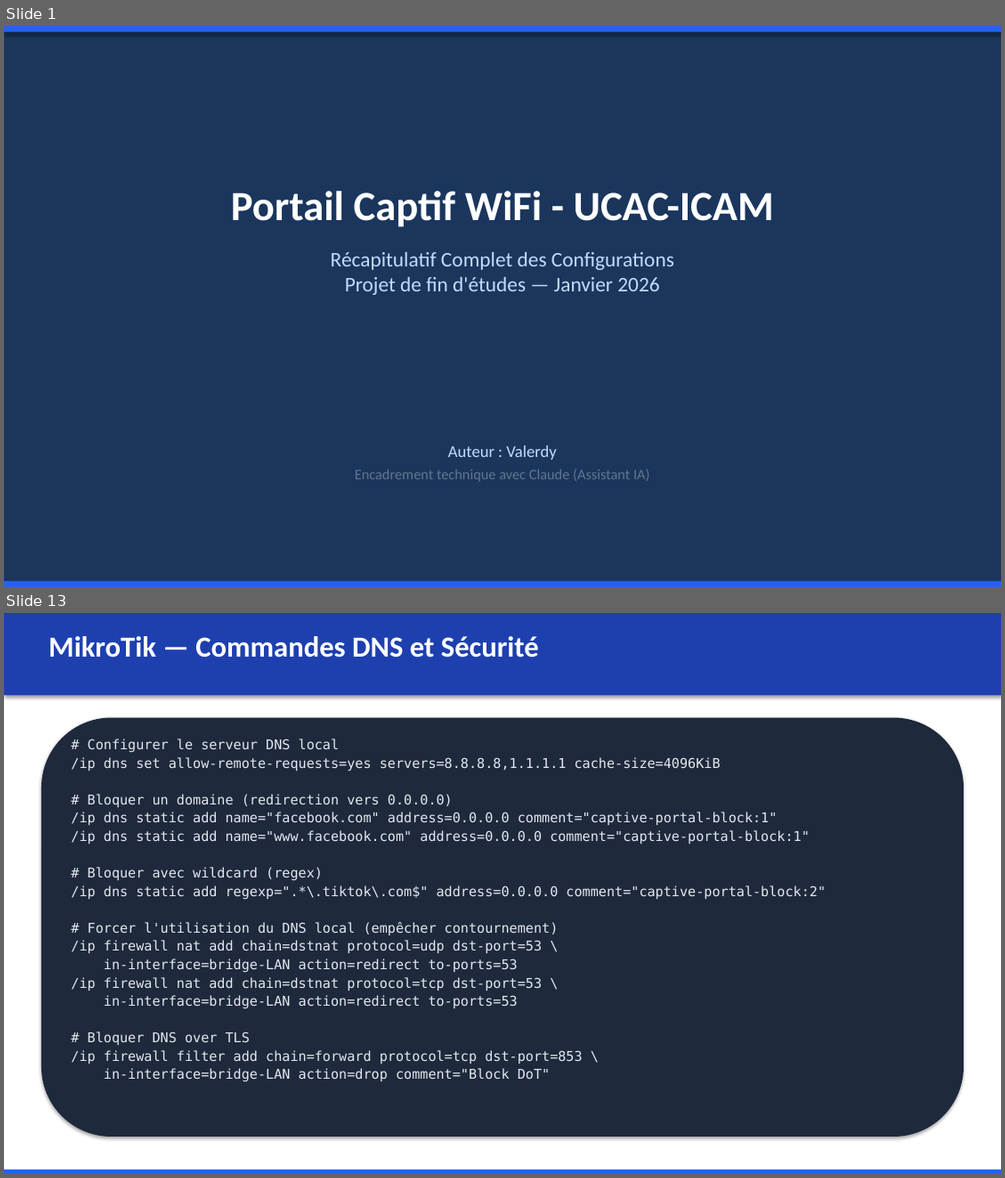
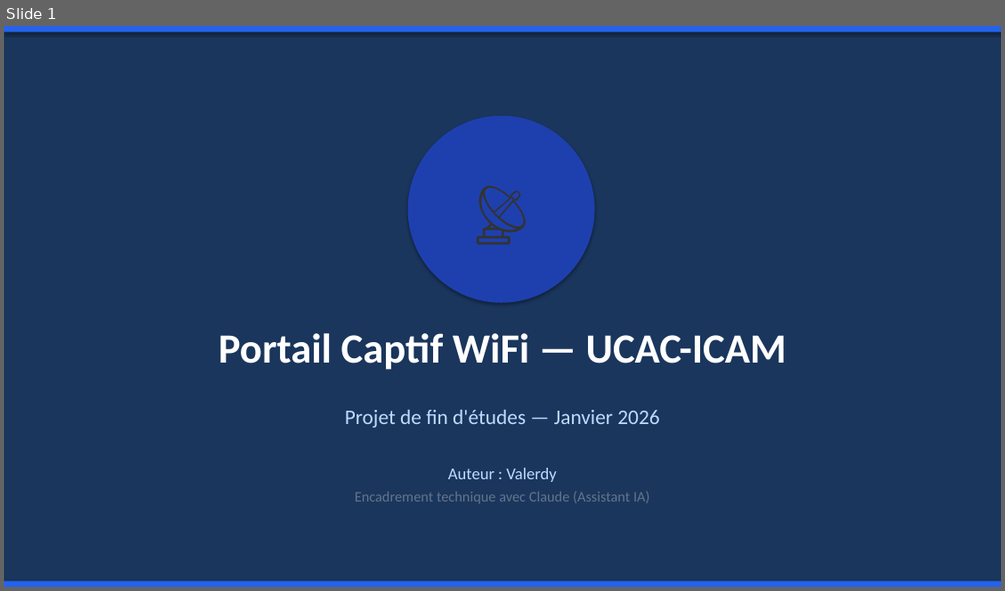
Before and after one commit to Valerdy/captive-portal, a slide deck: Presentation_Portail_Captif_UCAC_ICAM.pptx. Shown one above the other, each under a label of ours: slides 1 and 13 before the commit, slide 1 after it; the slides between them are not shown. The pictures are 1005x1178 and 1005x591 pixels, drawn with LibreOffice and Linux fonts; fonts in the diff are those of the drawing. Boxes give left, top, right and bottom in pixels: in the first picture for what was removed or moved away, otherwise in the second. Text is boxed around its words. In the diff, an @@ line names an element or a change of style, - is before the commit and + after.

```diff
--- a/Presentation_Portail_Captif_UCAC_ICAM.pptx
+++ b/Presentation_Portail_Captif_UCAC_ICAM.pptx
@@ slide 13 removed at (4,613,1001,1174), background #FFFFFF @@
@@ rectangle removed at (4,613,1001,695) @@
@@ text removed at (48,636,539,657) @@
-MikroTik — Commandes DNS et Sécurité
@@ rounded rectangle removed at (41,718,963,1136) @@
@@ text removed at (71,738,825,1082) @@
-# Configurer le serveur DNS local
-/ip dns set allow-remote-requests=yes servers=8.8.8.8,1.1.1.1 cache-size=4096KiB
-# Bloquer un domaine (redirection vers 0.0.0.0)
-/ip dns static add name="facebook.com" address=0.0.0.0 comment="captive-portal-block:1"
-/ip dns static add name="www.facebook.com" address=0.0.0.0 comment="captive-portal-block:1"
-# Bloquer avec wildcard (regex)
-/ip dns static add regexp=".*\.tiktok\.com$" address=0.0.0.0 comment="captive-portal-block:2"
-# Forcer l'utilisation du DNS local (empêcher contournement)
-/ip firewall nat add chain=dstnat protocol=udp dst-port=53 \
-in-interface=bridge-LAN action=redirect to-ports=53
-/ip firewall nat add chain=dstnat protocol=tcp dst-port=53 \
-in-interface=bridge-LAN action=redirect to-ports=53
-# Bloquer DNS over TLS
-/ip firewall filter add chain=forward protocol=tcp dst-port=853 \
-in-interface=bridge-LAN action=drop comment="Block DoT"
@@ rectangle removed at (4,1169,1001,1174) @@
@@ slide 1 changed as well @@
@@ ellipse added at (408,116,595,303), fill #1E40AF, 60 pt, text #333333 @@
+📡
@@ text added at (218,333,786,370), 40 pt, text #FFFFFF, bold @@
+Portail Captif WiFi — UCAC-ICAM
@@ text at (345,410,659,427): text changed @@
-Portail Captif WiFi - UCAC-ICAM
-Récapitulatif Complet des Configurations
-Projet de fin d'études — Janvier 2026
+Projet de fin d'études — Janvier 2026
@@ text "Auteur : Valerdy": place and size @@
-text "Auteur : Valerdy" at (355,445,650,481)
+text "Auteur : Valerdy" at (355,467,650,503)
```
Also in this commit, not shown: 9 other slides changed, 9 slides added, 22 other slides removed, 1 other file.
